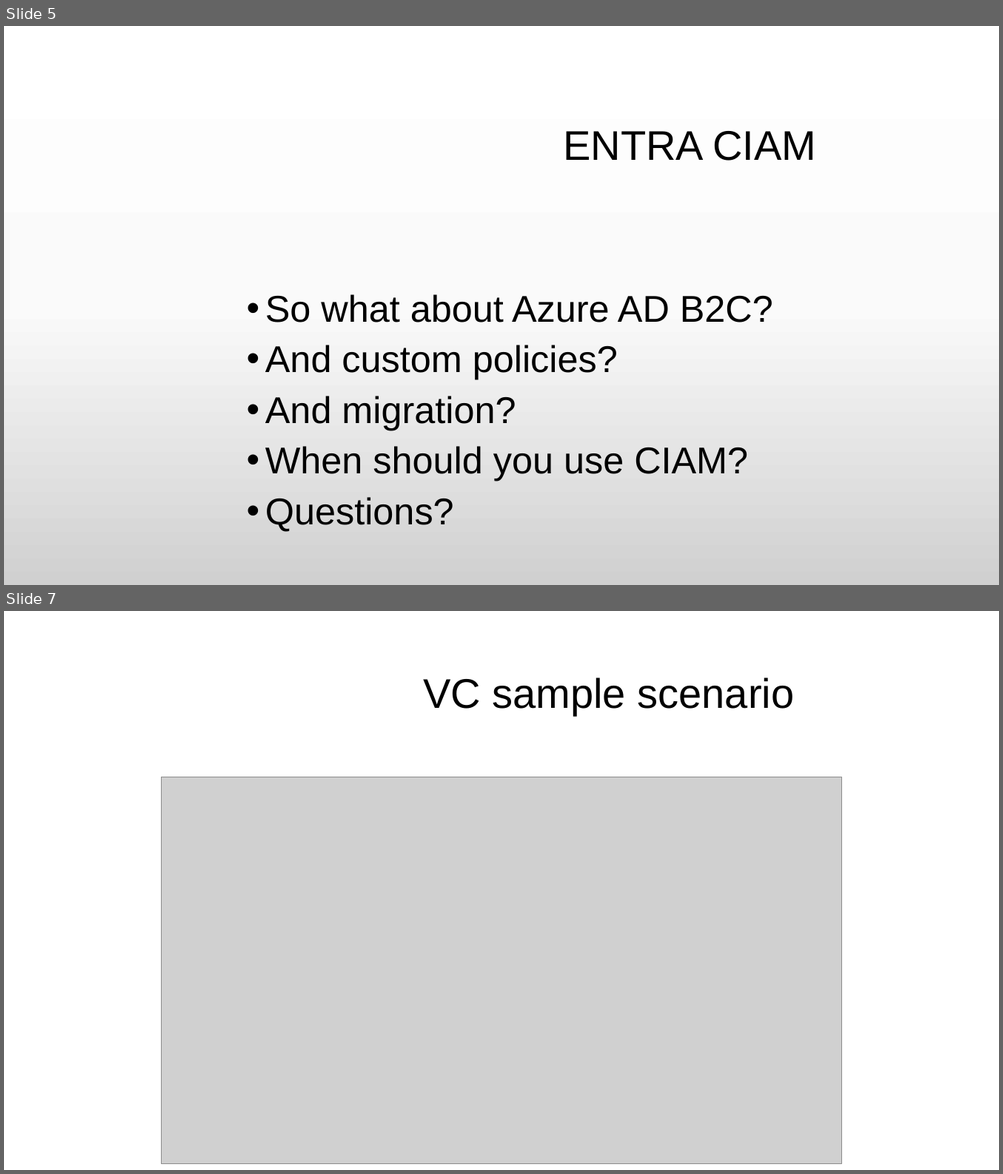
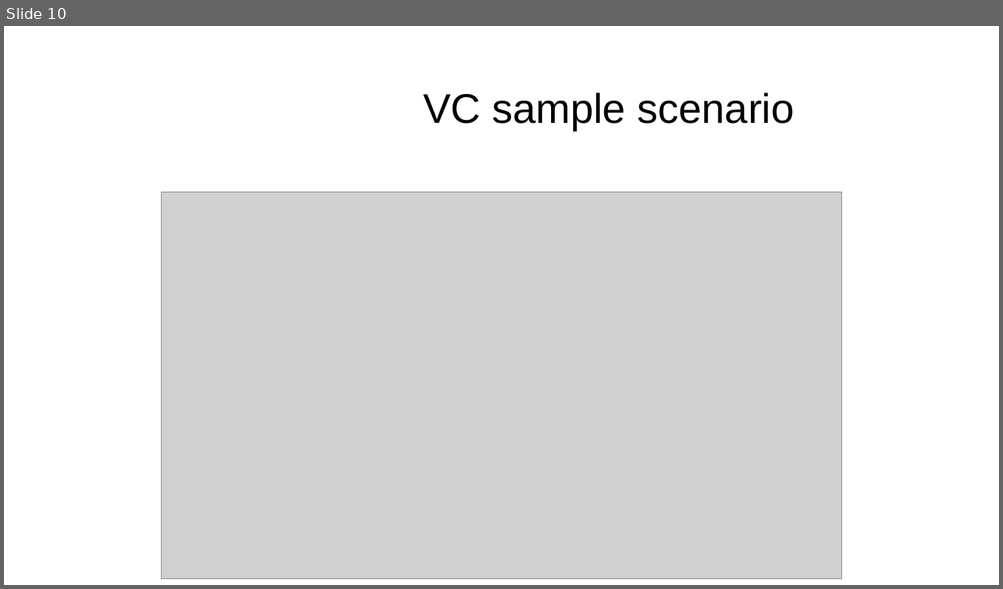
Before and after one commit to rbrayb/Presentations, a slide deck: Entra-CIAM-and-VC/Entra-CIAM-and-VC.pptx. Shown one above the other, each under a label of ours: slides 5 and 7 before the commit, slide 10 after it; the slides between them are not shown. The pictures are 1003x1174 and 1003x589 pixels, drawn with LibreOffice and Linux fonts; fonts in the diff are those of the drawing; grey boxes stand for pictures; background and template pictures are left out. Boxes give left, top, right and bottom in pixels: in the first picture for what was removed or moved away, otherwise in the second. Text is boxed around its words. In the diff, an @@ line names an element or a change of style, - is before the commit and + after.

```diff
--- a/Entra-CIAM-and-VC/Entra-CIAM-and-VC.pptx
+++ b/Entra-CIAM-and-VC/Entra-CIAM-and-VC.pptx
@@ slide 5 removed at [4, 26, 999, 585], background gradient #FFFFFF to #FBFBFB to #D1D1D1 @@
@@ title removed at [563, 131, 816, 161] @@
-ENTRA CIAM
@@ text removed at [265, 295, 773, 532] @@
-• So what about Azure AD B2C?
-• And custom policies?
-• And migration?
-• When should you use CIAM?
-• Questions?
@@ what was slide 7 is now slide 10 @@
```
Also in this commit, not shown: 3 slides changed, 15 slides added, 2 other slides removed.
